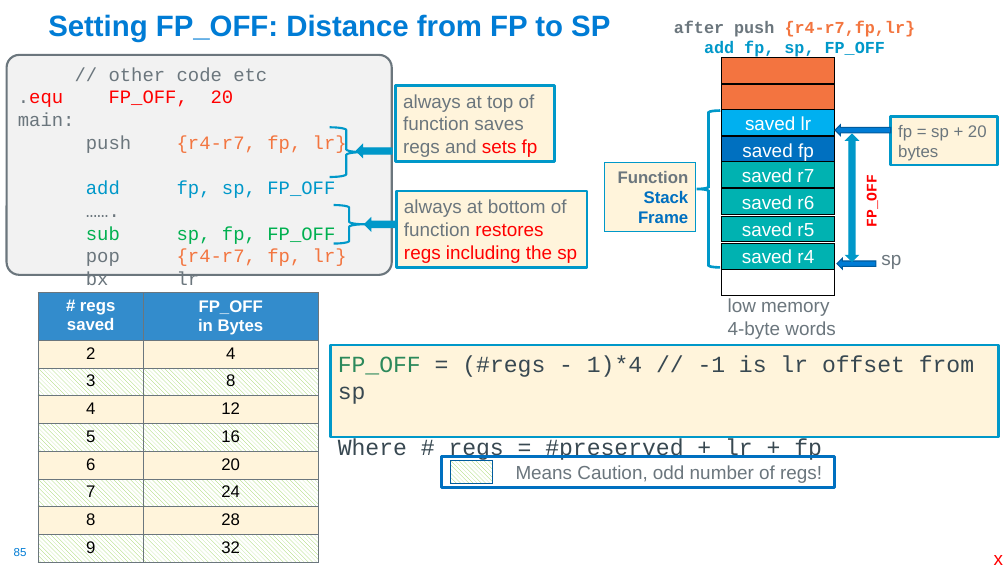
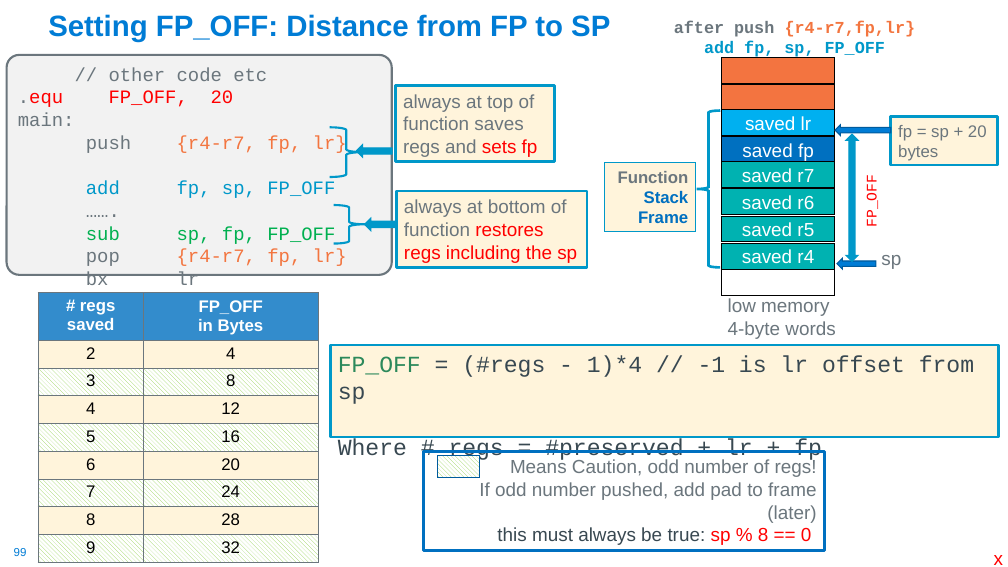
Before and after one commit to cse30-fa22/Muller_CSE30_Lecture_Slides, a slide deck: slide 99 of 08_Assm_Part3.pptx (slide 85 before the commit). Drawn at 1008x567 pixels with LibreOffice and Linux fonts; fonts in the diff are those of the drawing. Boxes give left, top, right and bottom in pixels: in the first picture for what was removed or moved away, otherwise in the second. Text is boxed around its words. In the diff, an @@ line names an element or a change of style, - is before the commit and + after.

```diff
--- a/08_Assm_Part3.pptx
+++ b/08_Assm_Part3.pptx
@@ text "FP_OFF" at (x1=864, y1=179, x2=881, y2=226): bold off @@
@@ rectangle "Means Caution, odd number of ..." resized from (x1=442, y1=457, x2=835, y2=487) to (x1=423, y1=451, x2=824, y2=551) @@
@@ rectangle moved from (x1=451, y1=461, x2=493, y2=483) to (x1=438, y1=455, x2=480, y2=478) @@
@@ text in rectangle at (x1=479, y1=482, x2=816, y2=545): paragraphs added @@
+If odd number pushed, add pad to frame (later)
+this must always be true: sp % 8 == 0
@@ page number at (x1=14, y1=548, x2=27, y2=556): text changed @@
-85
+99
```
Also in this commit, not shown: 12 other slides changed, 15 slides added, 1 slide removed, 1 other file.
